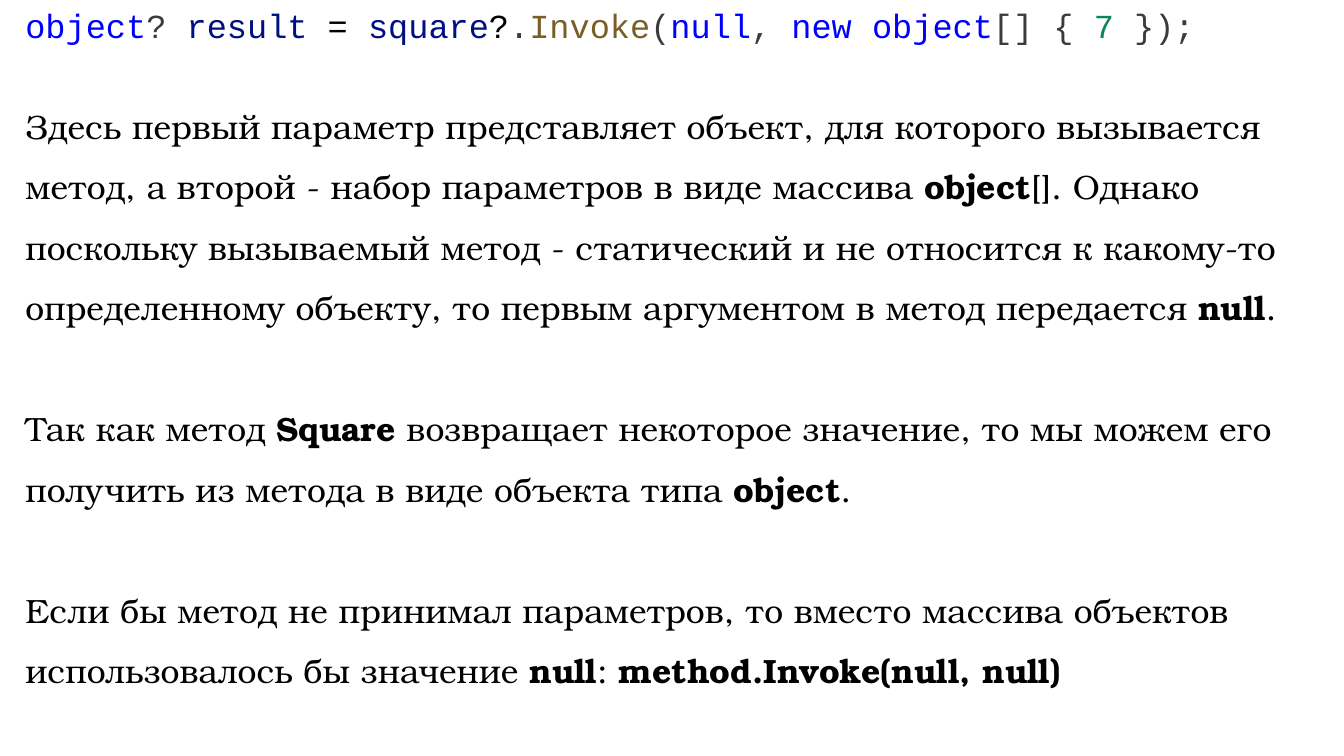
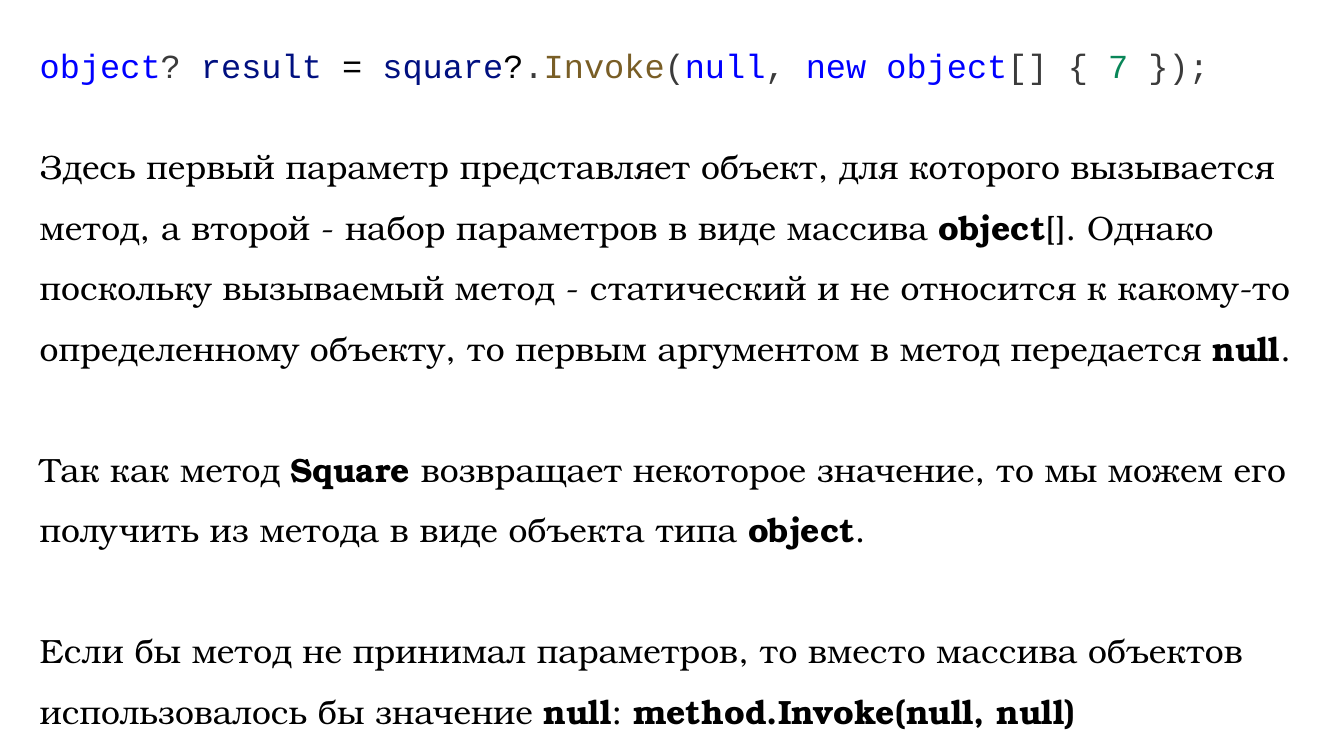
Before and after one commit to DaniilKlyukin/OOP-4, a slide deck: slide 24 of Лекции/ООП 1 лек 1.pptx. Drawn at 1344x756 pixels with LibreOffice and Linux fonts; fonts in the diff are those of the drawing. Boxes give left, top, right and bottom in pixels: in the first picture for what was removed or moved away, otherwise in the second. Text is boxed around its words. In the diff, an @@ line names an element or a change of style, - is before the commit and + after.

```diff
--- a/Лекции/ООП 1 лек 1.pptx
+++ b/Лекции/ООП 1 лек 1.pptx
@@ text "object? result = square?.Invoke(null, new ...": place and size @@
-text "object? result = square?.Invoke(null, new ..." at box(25, 14, 1277, 688)
+text "object? result = square?.Invoke(null, new ..." at box(40, 54, 1291, 729)
```
Also in this commit, not shown: 25 other slides changed, 1 other file.
